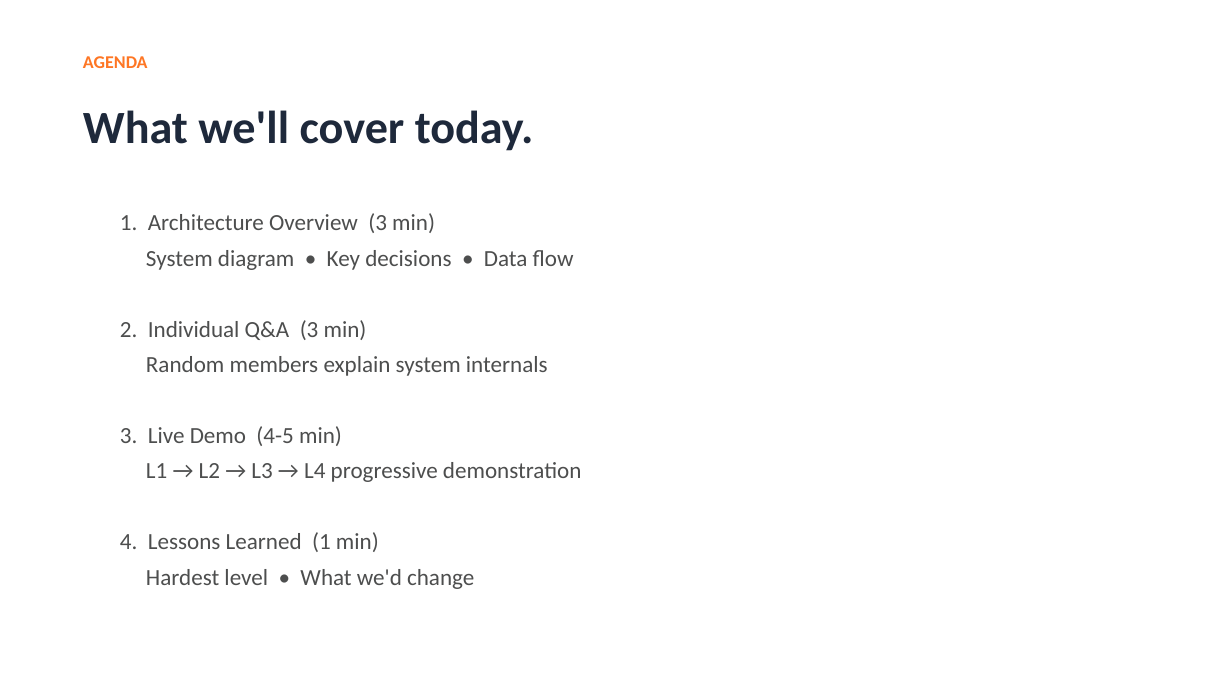
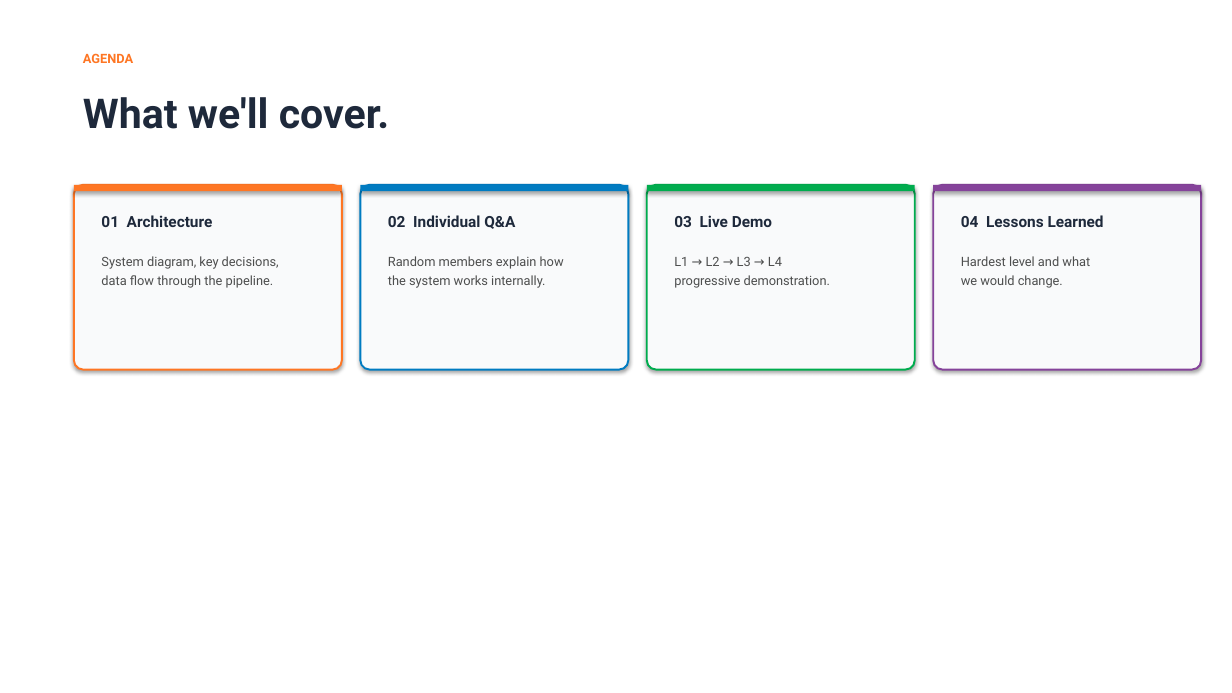
Before and after one commit to NguyenHuuDinh135/G9-W4, a slide deck: slide 2 of slides/W4_presentation.pptx. Drawn at 1232x693 pixels with LibreOffice and Linux fonts; fonts in the diff are those of the drawing. Boxes give left, top, right and bottom in pixels: in the first picture for what was removed or moved away, otherwise in the second. Text is boxed around its words. In the diff, an @@ line names an element or a change of style, - is before the commit and + after.

```diff
--- a/slides/W4_presentation.pptx
+++ b/slides/W4_presentation.pptx
@@ text "AGENDA" at <box>83,53,133,63</box>: size 14 to 10 pt, font Calibri to Roboto; line spacing 1 to 12pt @@
@@ text at <box>83,97,390,129</box>: text changed; size 36 to 32 pt; font Calibri to Roboto @@
-What we'll cover today.
+What we'll cover.
@@ rounded rectangle added at <box>74,185,342,370</box>, fill #F9FAFB, outline #FE7624 1.5 pt @@
@@ rectangle added at <box>74,185,342,191</box>, fill #FE7624 @@
@@ rounded rectangle added at <box>360,185,628,370</box>, fill #F9FAFB, outline #007BC1 1.5 pt @@
@@ rectangle added at <box>360,185,628,191</box>, fill #007BC1 @@
@@ rounded rectangle added at <box>647,185,915,370</box>, fill #F9FAFB, outline #00AC4E 1.5 pt @@
@@ rectangle added at <box>647,185,915,191</box>, fill #00AC4E @@
@@ rounded rectangle added at <box>933,185,1202,370</box>, fill #F9FAFB, outline #85439A 1.5 pt @@
@@ rectangle added at <box>933,185,1202,191</box>, fill #85439A @@
@@ text added at <box>101,215,213,227</box>, 12 pt, text #1E293B, bold @@
+01 Architecture
@@ text removed at <box>120,213,581,589</box> @@
-1. Architecture Overview (3 min)
-System diagram • Key decisions • Data flow
-2. Individual Q&A (3 min)
-Random members explain system internals
-3. Live Demo (4-5 min)
-L1 → L2 → L3 → L4 progressive demonstration
-4. Lessons Learned (1 min)
-Hardest level • What we'd change
@@ text added at <box>388,215,515,229</box>, 12 pt, text #1E293B, bold @@
+02 Individual Q&A
@@ text added at <box>674,215,772,227</box>, 12 pt, text #1E293B, bold @@
+03 Live Demo
@@ text added at <box>961,215,1104,227</box>, 12 pt, text #1E293B, bold @@
+04 Lessons Learned
@@ text added at <box>101,256,279,288</box>, 10 pt, text #4D4E4E @@
+System diagram, key decisions,
+data flow through the pipeline.
@@ text added at <box>388,256,564,288</box>, 10 pt, text #4D4E4E @@
+Random members explain how
+the system works internally.
@@ text added at <box>674,257,830,288</box>, 10 pt, text #4D4E4E @@
+L1 → L2 → L3 → L4
+progressive demonstration.
@@ text added at <box>961,256,1090,288</box>, 10 pt, text #4D4E4E @@
+Hardest level and what
+we would change.
```
Also in this commit, not shown: 13 other slides changed, 2 slides added, 1 other file.
